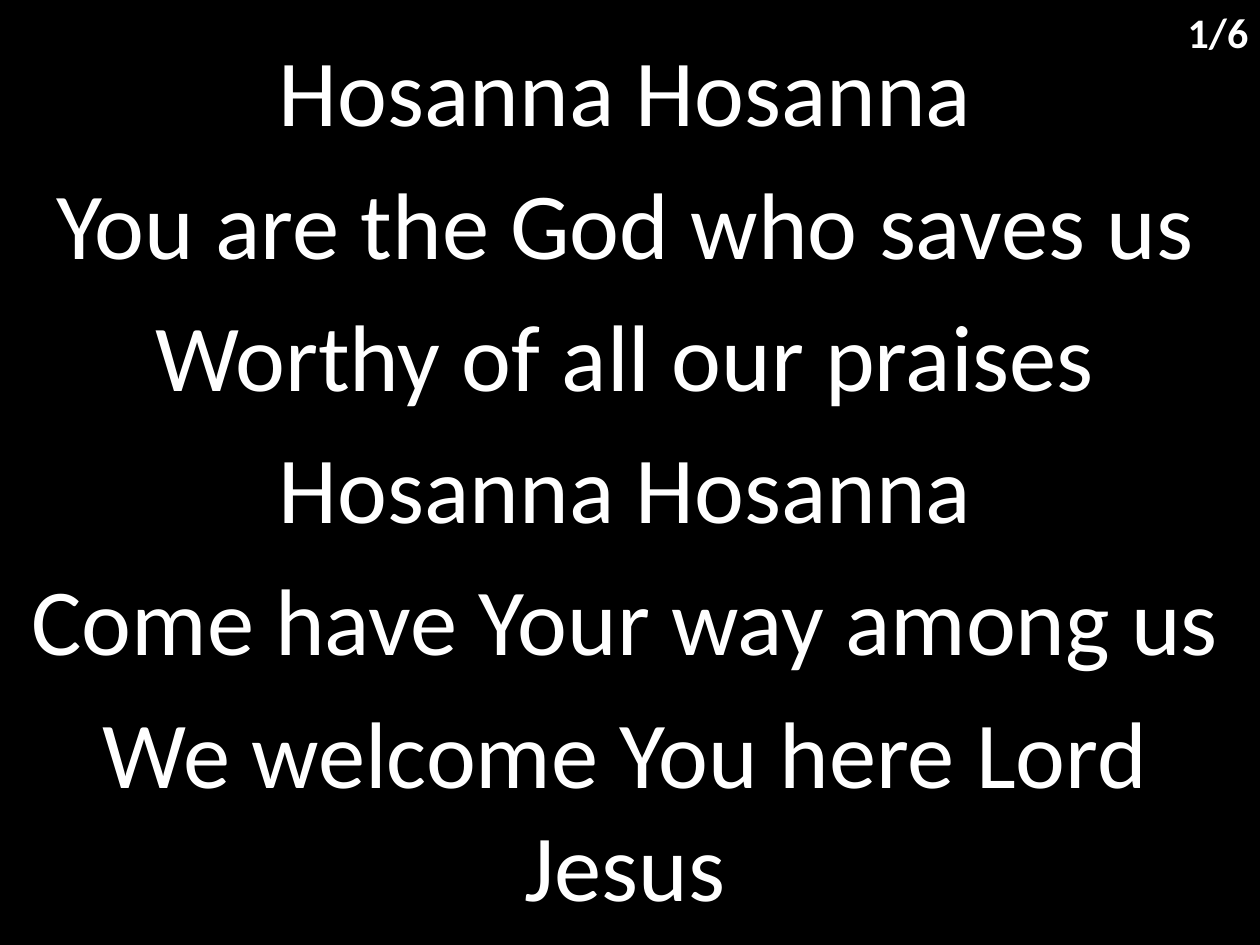
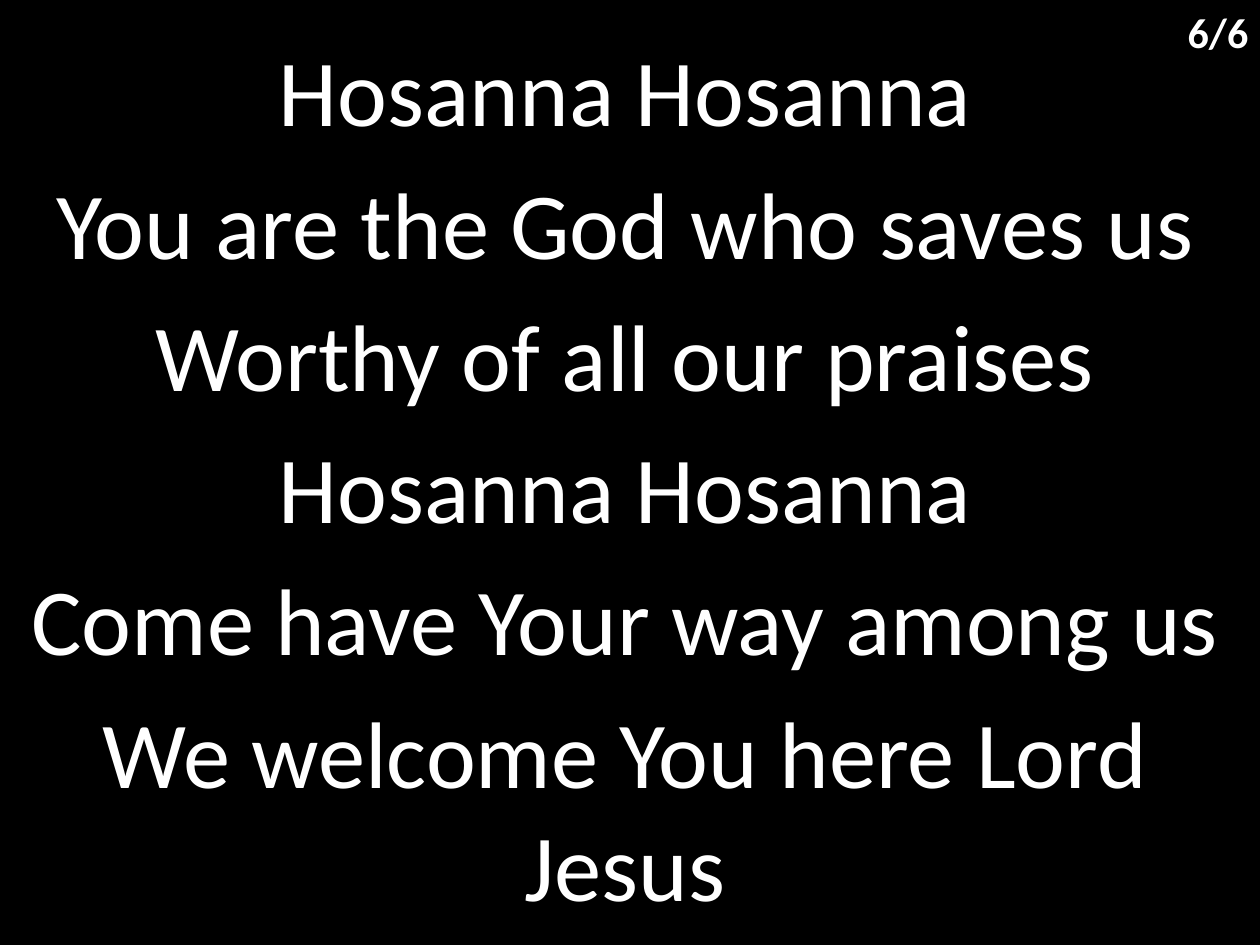
Before and after one commit to hoo-are-ya/worship, a slide deck: slide 7 of docs/songs/hossana - praise is rising.pptx. Drawn at 1260x945 pixels with LibreOffice and Linux fonts; fonts in the diff are those of the drawing. Boxes give left, top, right and bottom in pixels: in the first picture for what was removed or moved away, otherwise in the second. Text is boxed around its words. In the diff, an @@ line names an element or a change of style, - is before the commit and + after.

```diff
--- a/docs/songs/hossana - praise is rising.pptx
+++ b/docs/songs/hossana - praise is rising.pptx
@@ text at [1188,18,1249,50]: text changed @@
-1/6
+6/6
```
Also in this commit, not shown: 4 other slides changed, 9 other files.
